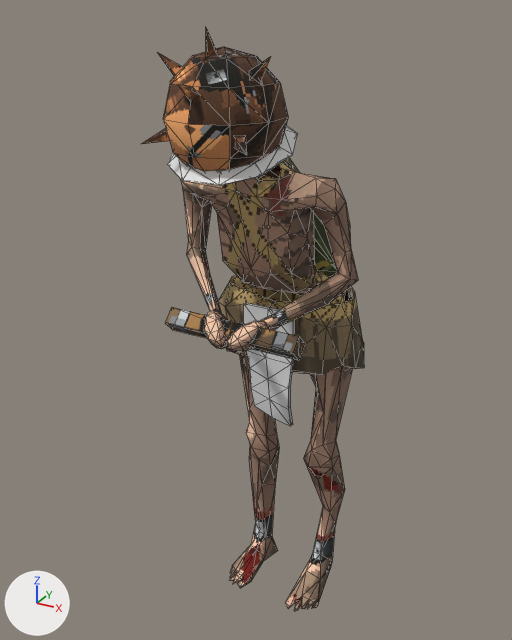
The glTF model client/assets/units/ecclesiastic-prisoner.glb: old version first, new version second.
Both versions are drawn from a camera (50 mm lens) standing at (0.564, -1.188, 1.222) and looking at (-0.03, -0.107, 0.682). The axes (+X, +Y, +Z) are drawn at lower left. The lights are the same throughout. The first picture is the older version. Mesh edges are drawn as thin lines. Vertices at exactly the same position are counted once.

Objects in the first picture: 'Accent', 'Back', 'Body', 'Helmet', 'Hip', 'Weapon'.
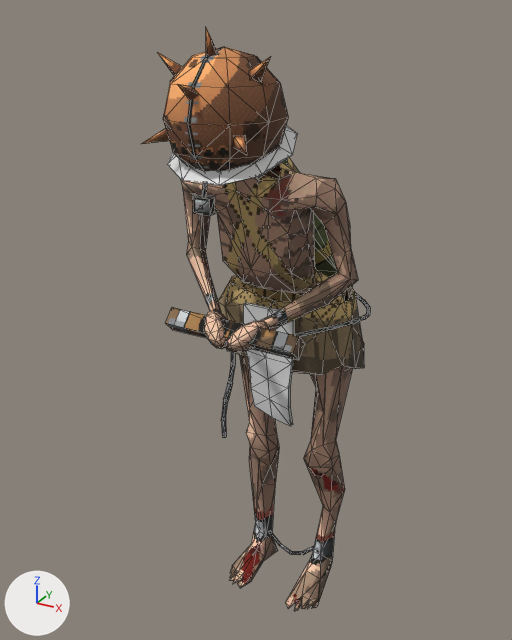
The edits, one by one:
me_hip is used by ob_hip; location (0.0, 0.0, 0.0).
me_hip had 84 vertices, 98 faces and spanned x -0.154..0.152, y -0.102..0.095, z 0.567..0.727.
me_hip now has 116 vertices, 146 faces and spans x -0.154..0.152, y -0.102..0.095, z 0.039..0.727.
Part 1, on me_hip:
27 vertices are added at x -0.06..0.063, y 0.004..0.013, z 0.039..0.086.
5 new vertices lie (0.0, 0.009, 0.0) away from vertices in x -0.057..0.031, y 0.004, z 0.043..0.083.
48 new faces join them.
me_helmet is used by ob_helmet; location (0.0, 0.0, 0.0).
Verts and faces of me_helmet; kept vertices keep their numbers, new ones are numbered from 82.
me_helmet had 82 vertices, 136 faces and spanned x -0.094..0.094, y -0.377..-0.158, z 0.98..1.2.
me_helmet now has 98 vertices, 160 faces and spans x -0.094..0.094, y -0.377..-0.158, z 0.943..1.2.
me_helmet part 2: a new loose piece, a box spanning x -0.015..0.015, y -0.328..-0.315, z 0.943..0.968, in mat_ecclesiastic_prisonerhelmet (picture img_ecclesiastic_prisoner_helmet).
Part 3, on me_helmet:
New vertex 82 is at (0.0, -0.317, 1.0), pixel (204, 174).
New vertex 83 is at (0.0, -0.325, 0.967), pixel (202, 197).
New vertex 84 is at (0.004, -0.314, 1.0).
New vertex 85 is at (0.004, -0.321, 0.967), pixel (205, 198).
New vertex 86 is at (0.0, -0.31, 0.999).
New vertex 87 is at (0.0, -0.318, 0.966), pixel (205, 197).
New vertex 88 is at (-0.004, -0.314, 1.0).
New vertex 89 is at (-0.004, -0.321, 0.967), pixel (201, 197).
New faces: (82, 83, 84), (84, 85, 86), (83, 87, 85), (86, 89, 88), (82, 88, 83), (82, 86, 88).
New faces: (83, 85, 84), (85, 87, 86), (83, 89, 87), (86, 87, 89), (83, 88, 89), (82, 84, 86).
me_helmet part 4: 129 kept faces spanning x -0.094..0.094, y -0.377..-0.158, z 0.98..1.2 get new texture (UV) coordinates.
me_weapon is used by ob_weapon; location (0.0, 0.0, 0.0).
me_weapon had 8 vertices, 12 faces and spanned x -0.125..0.125, y -0.266..-0.222, z 0.694..0.739.
me_weapon now has 48 vertices, 72 faces and spans x -0.125..0.125, y -0.284..-0.222, z 0.528..0.739.
me_weapon part 5: 40 vertices added at x -0.008..0.008, y -0.284..-0.24, z 0.528..0.695.
me_weapon part 6: 10 kept faces spanning x -0.125..0.125, y -0.266..-0.222, z 0.694..0.739 get new texture (UV) coordinates.
me_back is used by ob_back; location (0.0, 0.0, 0.0).
me_back had 70 vertices, 120 faces and spanned x -0.14..0.099, y -0.135..0.112, z 0.704..1.072.
me_back now has 176 vertices, 276 faces and spans x -0.14..0.164, y -0.246..0.112, z 0.689..1.072.
me_back part 7: 54 vertices added at x 0.072..0.164, y -0.246..0.091, z 0.689..0.72.
me_back part 8: 120 kept faces spanning x -0.14..0.099, y -0.135..0.112, z 0.704..1.072 get new texture (UV) coordinates.
Other edits to the shape of me_back do not show in these pictures.

Boxes [x1, y1, x2, y2] around the edits, measured in the pictures (512 x 640 px):
'Helmet', reshaped (30% taller)
    before: [142, 28, 288, 172]
    after: [142, 28, 288, 216]
'Hip', reshaped (180% taller)
    before: [218, 276, 364, 375]
    after: [218, 276, 364, 555]
'Weapon', reshaped (144% taller)
    before: [165, 307, 305, 360]
    after: [165, 307, 305, 438]
'Back', reshaped
    before: [282, 158, 338, 277]
    after: [257, 158, 370, 337]
part 1 of me_hip, added
    after: [269, 530, 314, 555]
part 2 of me_helmet, added
    after: [193, 195, 215, 216]
part 3 of me_helmet, added
    after: [202, 183, 207, 197]
part 4 of me_helmet, surface changed
    both: [143, 28, 288, 172]
part 5 of me_weapon, added
    after: [221, 351, 235, 438]
part 6 of me_weapon, surface changed
    both: [165, 309, 305, 360]
part 7 of me_back, added
    after: [294, 292, 370, 337]
part 8 of me_back, surface changed
    both: [282, 158, 336, 275]
